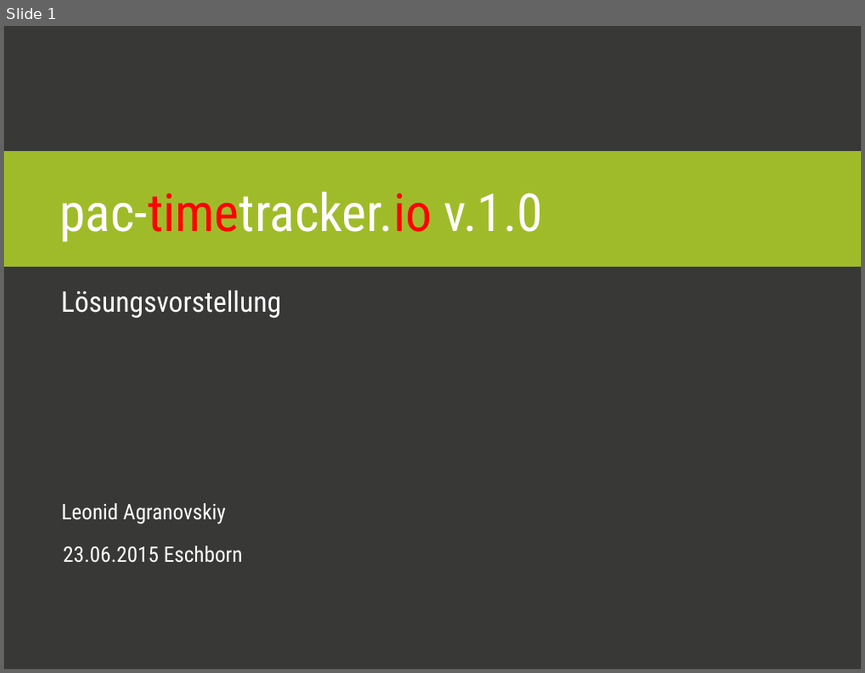
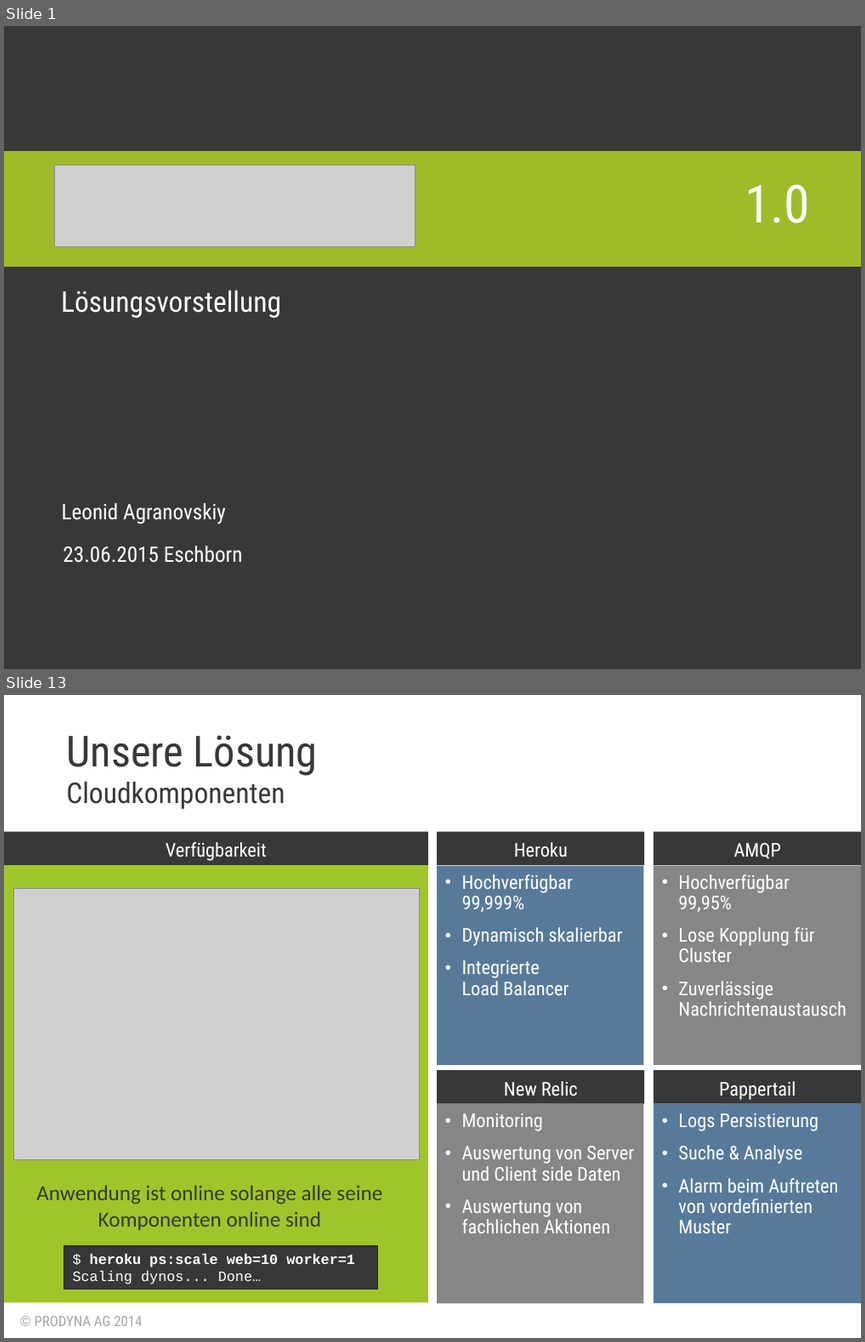
Before and after one commit to lagranovskiy/timetracker-server, a slide deck: doc/AbschlussPräsentation.pptx. Shown one above the other, each under a label of ours: slide 1 before the commit, slides 1 and 13 after it; the slides between them are not shown. The pictures are 865x673 and 865x1342 pixels, drawn with LibreOffice and Linux fonts; fonts in the diff are those of the drawing; grey boxes stand for pictures; background and template pictures are left out. Boxes give left, top, right and bottom in pixels: in the first picture for what was removed or moved away, otherwise in the second. Text is boxed around its words. In the diff, an @@ line names an element or a change of style, - is before the commit and + after.

```diff
--- a/doc/AbschlussPräsentation.pptx
+++ b/doc/AbschlussPräsentation.pptx
@@ slide 13 added at [4, 695, 861, 1338], background #FFFFFF @@
@@ title added at [67, 735, 318, 776], 36 pt, text #383836 @@
+Unsere Lösung
@@ subtitle added at [66, 781, 284, 809], 24 pt, text #383836 @@
+Cloudkomponenten
@@ rectangle added at [4, 831, 428, 865], fill #383839 @@
@@ text added at [166, 842, 267, 861], 16 pt, text #FFFFFF @@
+Verfügbarkeit
@@ rectangle added at [437, 831, 644, 865], fill #383839 @@
@@ text added at [514, 842, 568, 857], 16 pt, text #FFFFFF @@
+Heroku
@@ rectangle added at [653, 831, 861, 865], fill #383839 @@
@@ text added at [734, 843, 782, 859], 16 pt, text #FFFFFF @@
+AMQP
@@ rectangle added at [4, 865, 428, 1302], fill #A0C52A @@
@@ rectangle added at [437, 866, 644, 1065], fill #577A9B @@
@@ rectangle added at [653, 866, 861, 1065], fill #868785 @@
@@ picture added at [14, 888, 419, 1159] @@
@@ text added at [462, 874, 573, 995], 16 pt, text #FFFFFF @@
+• Hochverfügbar
+  99,999%
+• Dynamisch skalierbar
+• Integrierte
+  Load Balancer
@@ text added at [678, 874, 846, 1015], 16 pt, text #FFFFFF @@
+• Hochverfügbar
+  99,95%
+• Lose Kopplung für Cluster
+• Zuverlässige Nachrichtenaustausch
@@ rectangle added at [437, 1071, 644, 1104], fill #383839 @@
@@ rectangle added at [653, 1071, 861, 1104], fill #383839 @@
@@ text added at [504, 1081, 578, 1095], 16 pt, text #FFFFFF @@
+New Relic
@@ text added at [719, 1081, 795, 1100], 16 pt, text #FFFFFF @@
+Pappertail
@@ rectangle added at [437, 1104, 644, 1304], fill #868785 @@
@@ text added at [462, 1113, 634, 1233], 16 pt, text #FFFFFF @@
+• Monitoring
+• Auswertung von Server und Client side Daten
+• Auswertung von fachlichen Aktionen
@@ rectangle added at [653, 1104, 861, 1304], fill #577A9B @@
@@ text added at [678, 1113, 838, 1233], 16 pt, text #FFFFFF @@
+• Logs Persistierung
+• Suche & Analyse
+• Alarm beim Auftreten von vordefinierten Muster
@@ text added at [36, 1185, 382, 1230], 18 pt, text #383836 @@
+Anwendung ist online solange alle seine Komponenten online sind
@@ rectangle added at [64, 1246, 377, 1289], fill #383836, outline #292928 1 pt, 12 pt, text #FFFFFF, bold @@
+$ heroku ps:scale web=10 worker=1
+Scaling dynos... Done…
@@ text added at [35, 1315, 142, 1326], 12 pt, text #A6A6A6 @@
+© PRODYNA AG 2014
@@ slide 1 changed as well @@
@@ picture added at [54, 165, 415, 246] @@
@@ title at [744, 184, 810, 223]: text changed @@
-pac-timetracker.io v.1.0
+1.0
```
Also in this commit, not shown: 1 other slide changed, 27 other slides added, 4 slides removed, 3 other files.
